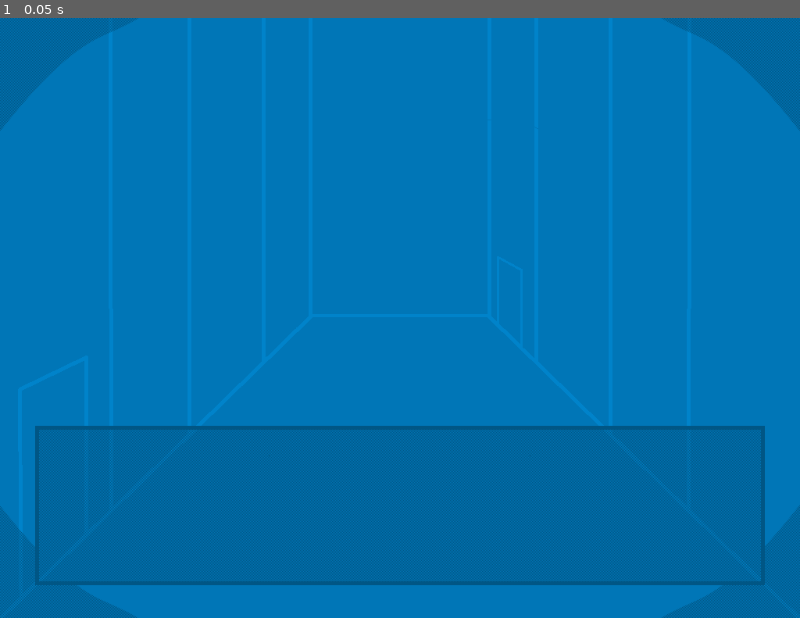
Above: before the commit, frame 1.
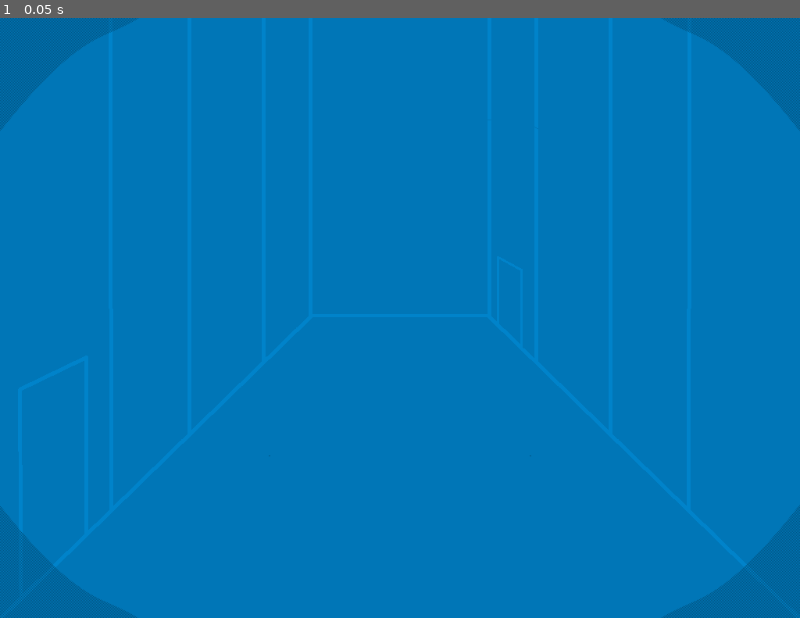
Above: after the commit, the same moment.

Repository: Pauisdev/fin-del-caso
Game: Godot game, scene res://scenes/main.tscn
The game is run twice, just before and just after one commit, with the same random seed, the same clock (stepped at 60 frames per second) and the same inputs.
Inputs:
- Up to frame 1 (0.05 s): no input

The runs differ from the first frame. In frame 1, 15% of the frame differs, in the area x 4-96%, y 68-95%.

Commit message:
Added doors

Diff:
--- a/scenes/main.tscn
+++ b/scenes/main.tscn
@@ -2,6 +2,22 @@
 
 [ext_resource type="PackedScene" uid="uid://dk4u2h30u1a2" path="res://scenes/ui.tscn" id="1_o5qli"]
 
+[sub_resource type="RectangleShape2D" id="RectangleShape2D_o5qli"]
+size = Vector2(50, 134)
+
 [node name="Main" type="Node2D" unique_id=85164264]
 
+[node name="DoorRight" type="Area2D" parent="." unique_id=1177026459]
+position = Vector2(651, 358)
+
+[node name="CollisionShape2D" type="CollisionShape2D" parent="DoorRight" unique_id=1369255729]
+position = Vector2(-3, 1)
+shape = SubResource("RectangleShape2D_o5qli")
+
+[node name="DoorLeft" type="Area2D" parent="." unique_id=722958975]
+
+[node name="CollisionPolygon2D" type="CollisionPolygon2D" parent="DoorLeft" unique_id=1137318290]
+position = Vector2(74, 568)
+polygon = PackedVector2Array(48, -164, -70, -124, -61, 195, -5, 170, 39, 127, 61, 83)
+
 [node name="Ui" parent="." unique_id=102675486 instance=ExtResource("1_o5qli")]
--- /dev/null
+++ b/scenes/ui.gd
@@ -0,0 +1,7 @@
+extends CanvasLayer
+
+func show_text_box():
+	$TextBox.visible = true
+
+func hide_text_box():
+	$TextBox.visible = false
--- a/scenes/ui.tscn
+++ b/scenes/ui.tscn
@@ -1,9 +1,12 @@
 [gd_scene format=3 uid="uid://dk4u2h30u1a2"]
 
+[ext_resource type="Script" uid="uid://ovmhyanr4444" path="res://scenes/ui.gd" id="1_gdt2y"]
 [ext_resource type="Texture2D" uid="uid://ck13825668h3p" path="res://rooms/main-room.png" id="1_o5qli"]
 [ext_resource type="Texture2D" uid="uid://dp47tl488p62j" path="res://rooms/text-box.png" id="2_x4jx1"]
+[ext_resource type="Texture2D" uid="uid://bt8b4qyw7q71m" path="res://rooms/tv-effect.png" id="3_yev5y"]
 
 [node name="Ui" type="CanvasLayer" unique_id=102675486]
+script = ExtResource("1_gdt2y")
 
 [node name="Room" type="TextureRect" parent="." unique_id=1931715147]
 texture_filter = 1
@@ -12,7 +15,14 @@
 texture = ExtResource("1_o5qli")
 
 [node name="TextBox" type="TextureRect" parent="." unique_id=1557282915]
+visible = false
+texture_filter = 1
+offset_right = 1024.0
+offset_bottom = 768.0
+texture = ExtResource("2_x4jx1")
+
+[node name="TVEffect" type="TextureRect" parent="." unique_id=2001847026]
 texture_filter = 1
 offset_right = 40.0
 offset_bottom = 40.0
-texture = ExtResource("2_x4jx1")
+texture = ExtResource("3_yev5y")
Binary file added: rooms/tv-effect.png
Not shown, added: rooms/tv-effect.png.import
Not shown, added: scenes/ui.gd.uid
Not shown, added: rooms/tv-effect.png~
